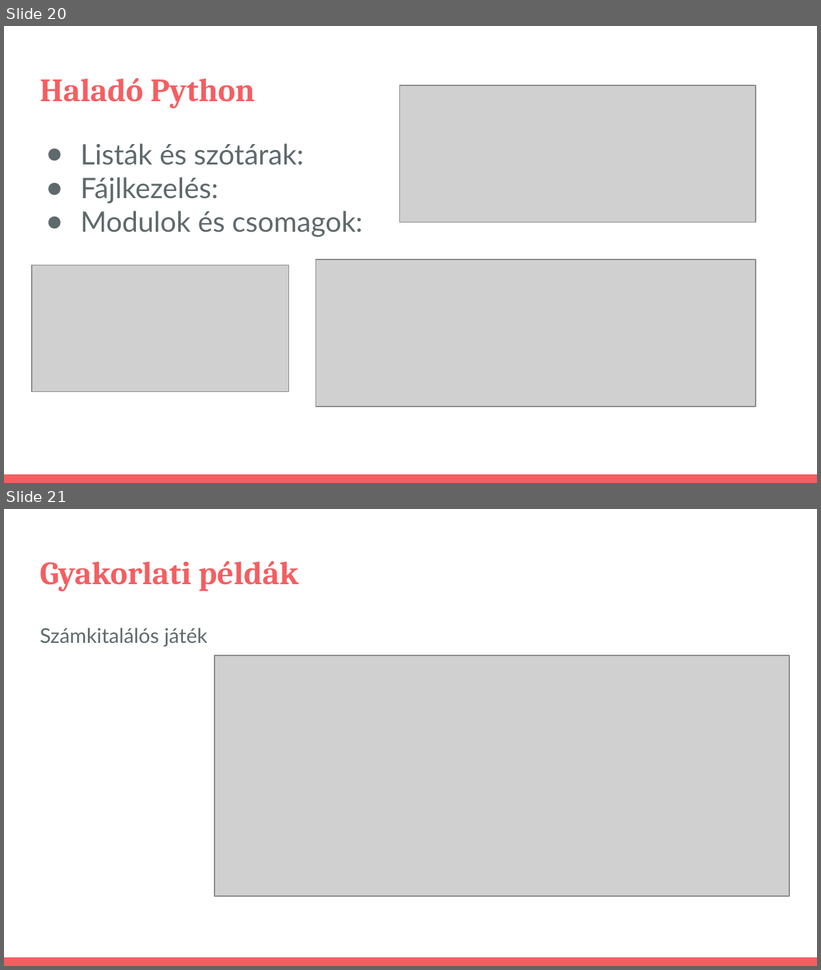
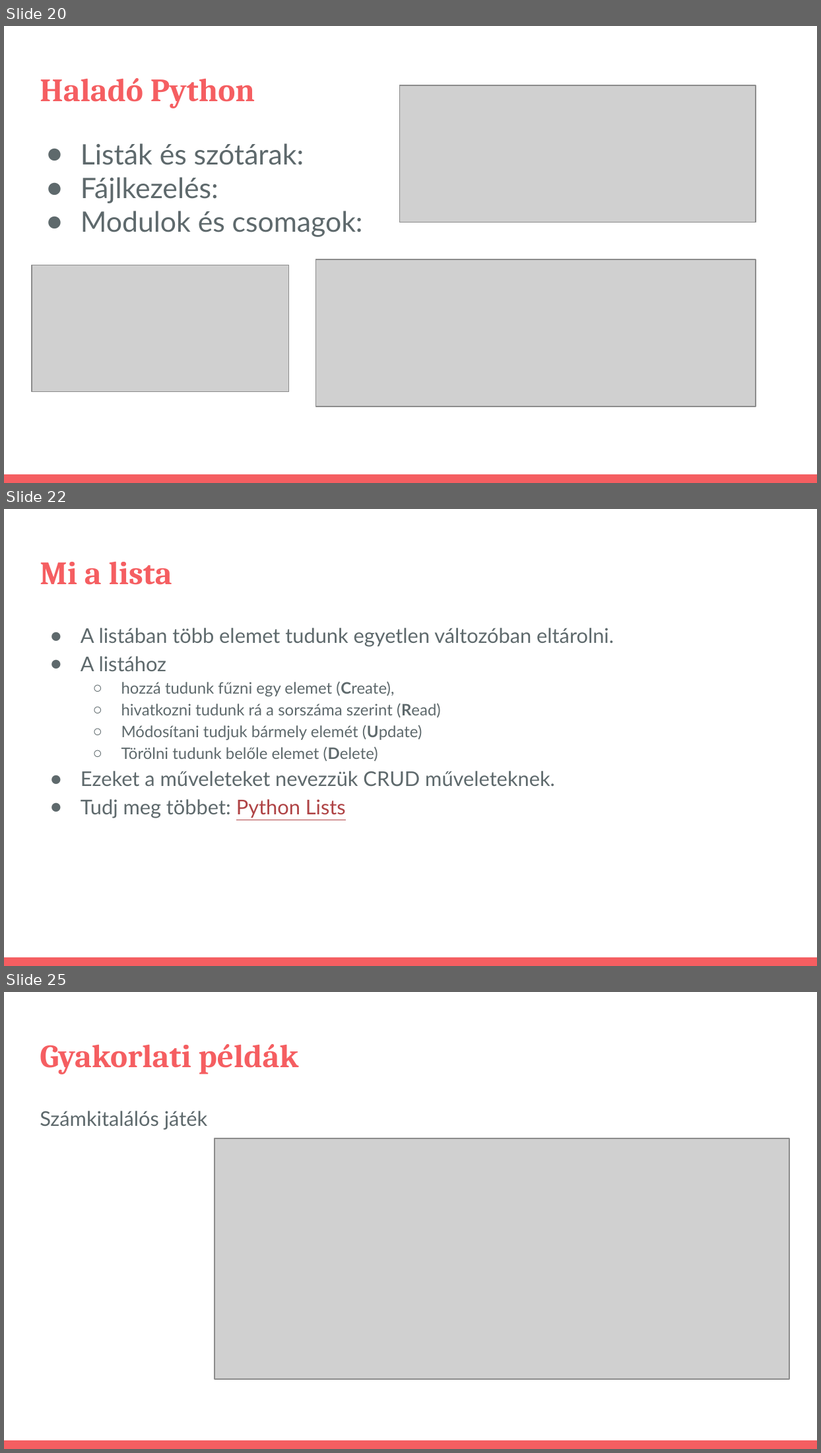
Before and after one commit to pisti72/infoka, a slide deck: prog/Bevezetés a Programozás Világába.pptx. Shown one above the other, each under a label of ours: slides 20 and 21 before the commit, slides 20, 22 and 25 after it; the slides between them are not shown. The pictures are 821x970 and 821x1453 pixels, drawn with LibreOffice and Linux fonts; fonts in the diff are those of the drawing; grey boxes stand for pictures. Boxes give left, top, right and bottom in pixels: in the first picture for what was removed or moved away, otherwise in the second. Text is boxed around its words. In the diff, an @@ line names an element or a change of style, - is before the commit and + after.

```diff
--- a/prog/Bevezetés a Programozás Világába.pptx
+++ b/prog/Bevezetés a Programozás Világába.pptx
@@ slide 22 added at (4, 509, 817, 966), background #FFFFFF; not listed: 1 template element that a slide beside it also shows @@
@@ title added at (40, 562, 172, 585), 28.8 pt, text #F55E61, bold @@
+Mi a lista
@@ text added at (81, 628, 614, 819), 14 pt, text #5E696C @@
+● A listában több elemet tudunk egyetlen változóban eltárolni.
+● A listához
+  ○ hozzá tudunk fűzni egy elemet (Create),
+  ○ hivatkozni tudunk rá a sorszáma szerint (Read)
+  ○ Módosítani tudjuk bármely elemét (Update)
+  ○ Törölni tudunk belőle elemet (Delete)
+● Ezeket a műveleteket nevezzük CRUD műveleteknek.
+● Tudj meg többet: Python Lists
@@ what was slide 21 is now slide 25 @@
```
Also in this commit, not shown: 3 other slides added.
